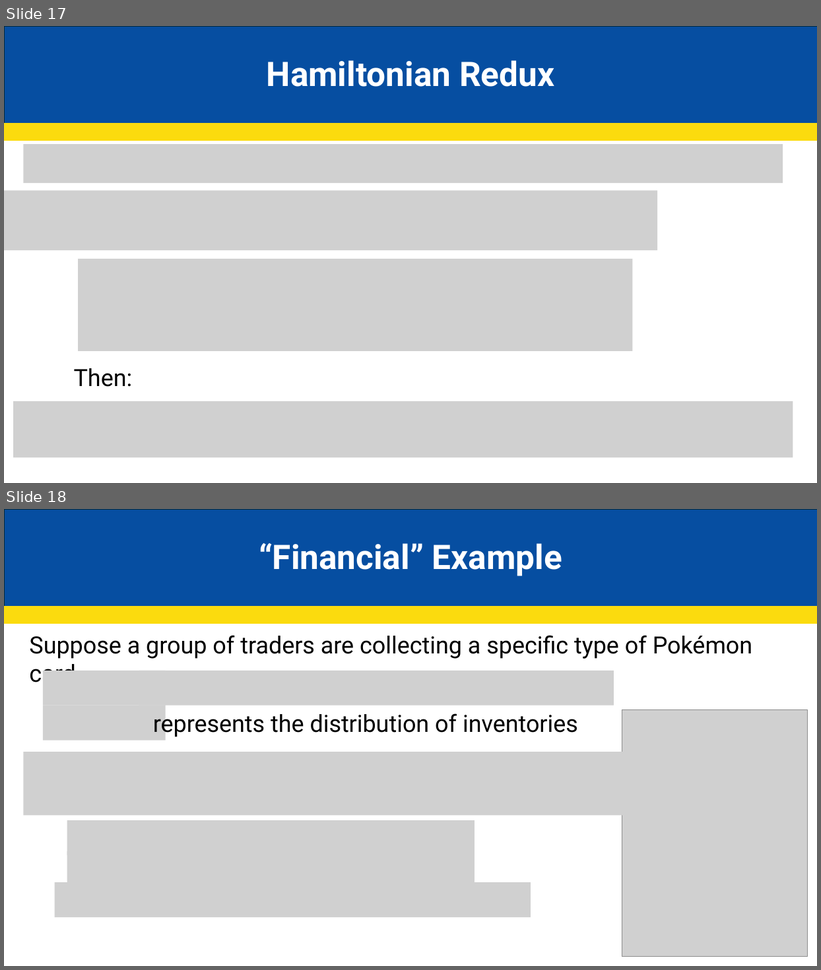
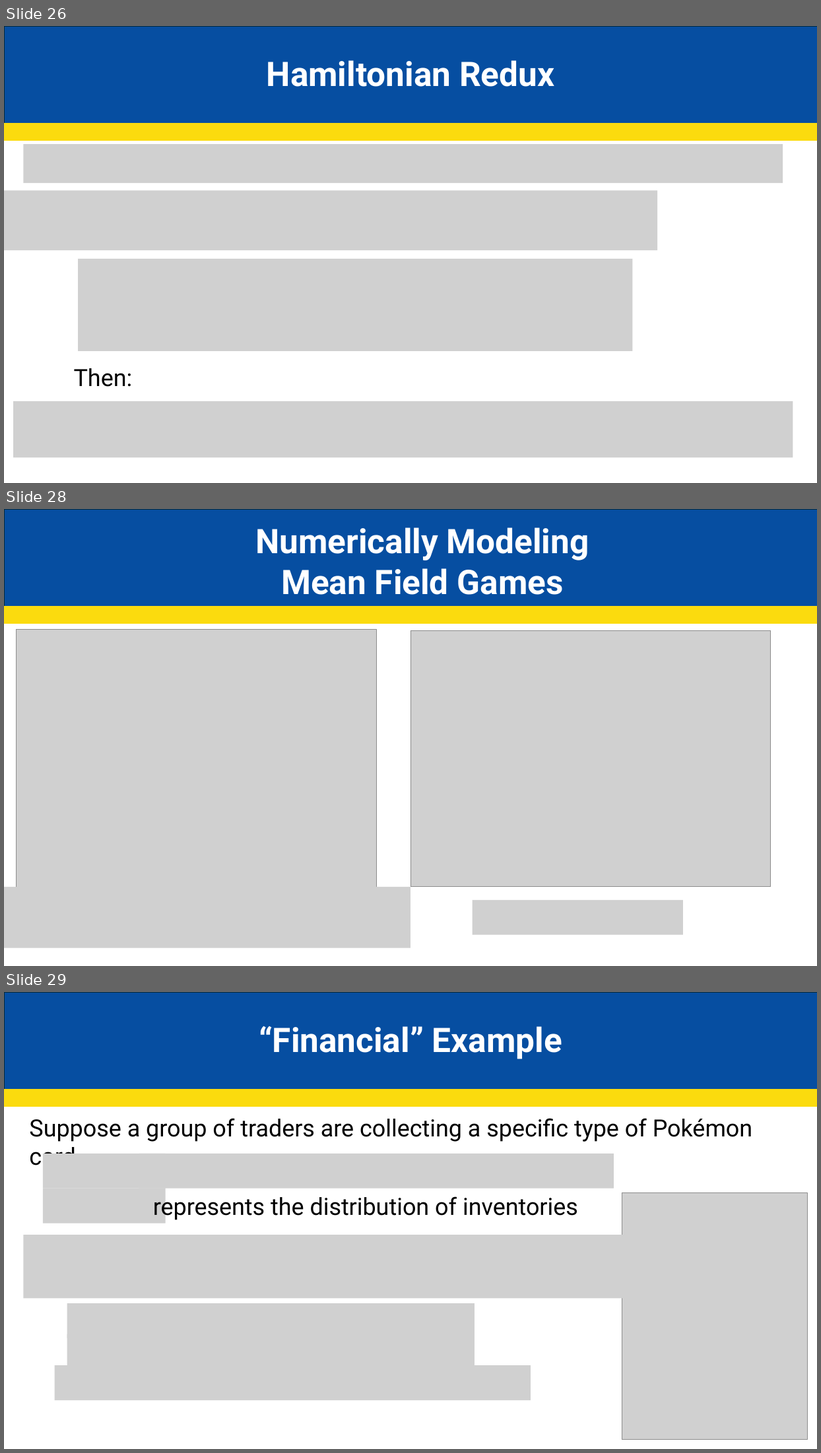
Before and after one commit to JakeCisc210/Candidacy, a slide deck: Reading Course/Presentations/Game Theory Eleven.pptx. Shown one above the other, each under a label of ours: slides 17 and 18 before the commit, slides 26, 28 and 29 after it; the slides between them are not shown. The pictures are 821x970 and 821x1453 pixels, drawn with LibreOffice and Linux fonts; fonts in the diff are those of the drawing; grey boxes stand for pictures. Boxes give left, top, right and bottom in pixels: in the first picture for what was removed or moved away, otherwise in the second. Text is boxed around its words. In the diff, an @@ line names an element or a change of style, - is before the commit and + after.

```diff
--- a/Reading Course/Presentations/Game Theory Eleven.pptx
+++ b/Reading Course/Presentations/Game Theory Eleven.pptx
@@ slide 28 added at [4, 509, 817, 966], background #FFFFFF @@
@@ rectangle added at [5, 509, 817, 607], fill #064EA1, outline #092A39 1.5 pt @@
@@ text added at [255, 527, 589, 595], 40 pt, text #FFFFFF, bold @@
+Numerically Modeling Mean Field Games
@@ rectangle added at [4, 607, 817, 623], fill #FBDB0E, outline #FBDB0E 1.5 pt @@
@@ picture added at [16, 630, 377, 889] @@
@@ picture added at [411, 631, 772, 887] @@
@@ picture added at [4, 887, 411, 948] @@
@@ picture added at [473, 900, 684, 935] @@
@@ what was slide 17 is now slide 26 @@
@@ what was slide 18 is now slide 29 @@
```
Also in this commit, not shown: 2 slides changed, 10 other slides added, 5 other files.
